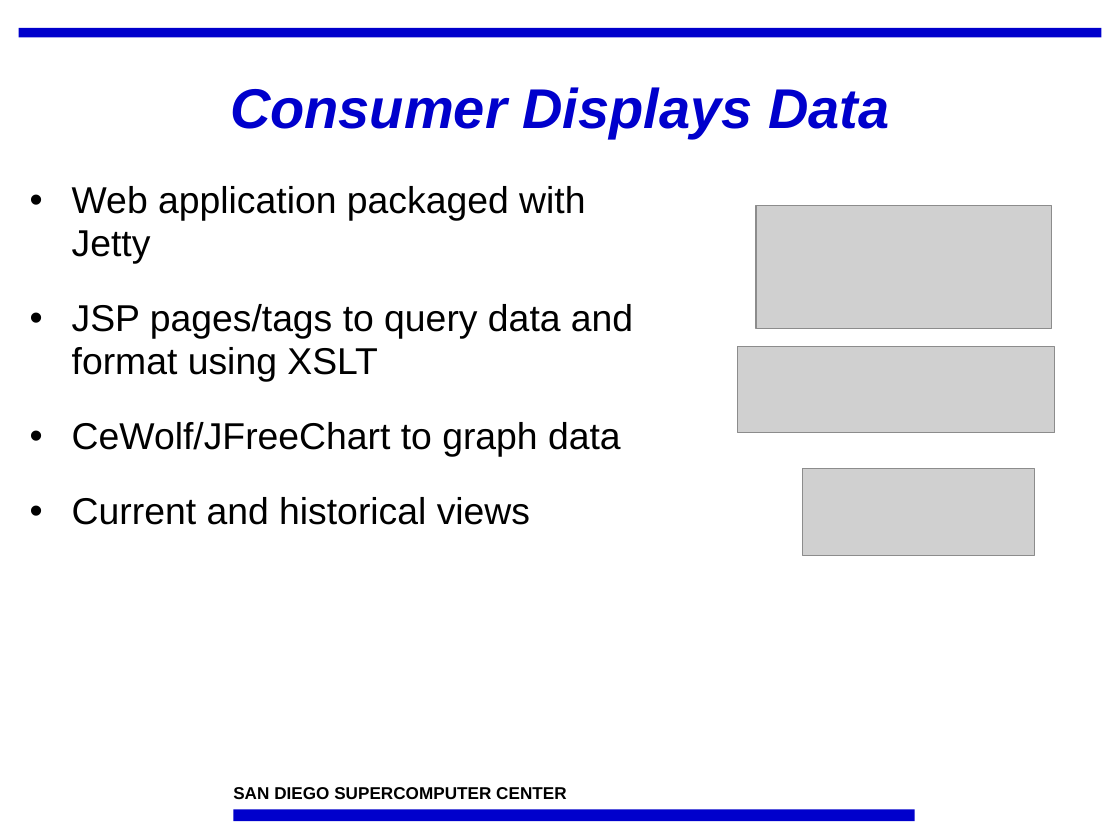
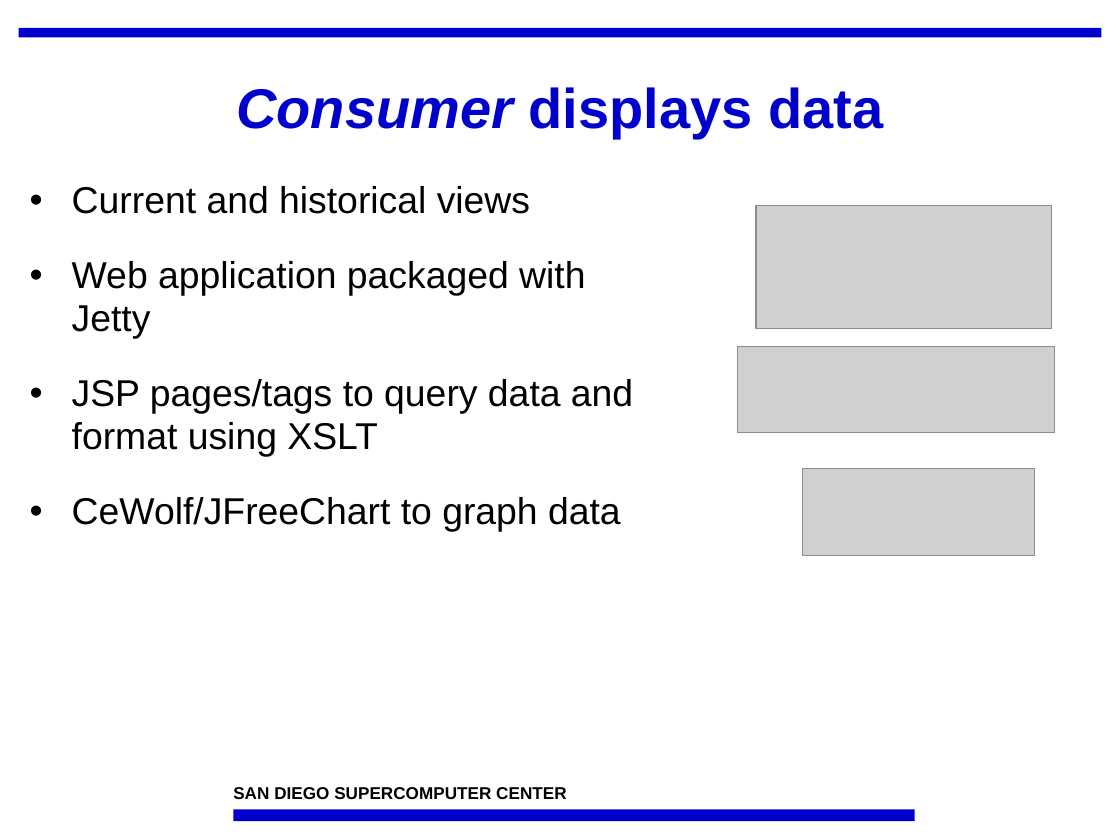
Before and after one commit to IncaProject/inca-xsede, a slide deck: slide 9 of talks/sc07/inca-sc07.ppt. Drawn at 1120x840 pixels with LibreOffice and Linux fonts; fonts in the diff are those of the drawing; grey boxes stand for pictures; background and template pictures are left out. Boxes give left, top, right and bottom in pixels: in the first picture for what was removed or moved away, otherwise in the second. Text is boxed around its words. In the diff, an @@ line names an element or a change of style, - is before the commit and + after.

```diff
--- a/talks/sc07/inca-sc07.ppt
+++ b/talks/sc07/inca-sc07.ppt
@@ title at (236, 87, 883, 138): text changed; italic off @@
-Consumer Displays Data
+Consumer displays data
@@ text at (72, 186, 530, 214): paragraph added @@
+• Current and historical views
@@ text at (72, 497, 530, 525): paragraph removed @@
-• Current and historical views
```
Also in this commit, not shown: 12 other slides changed.
